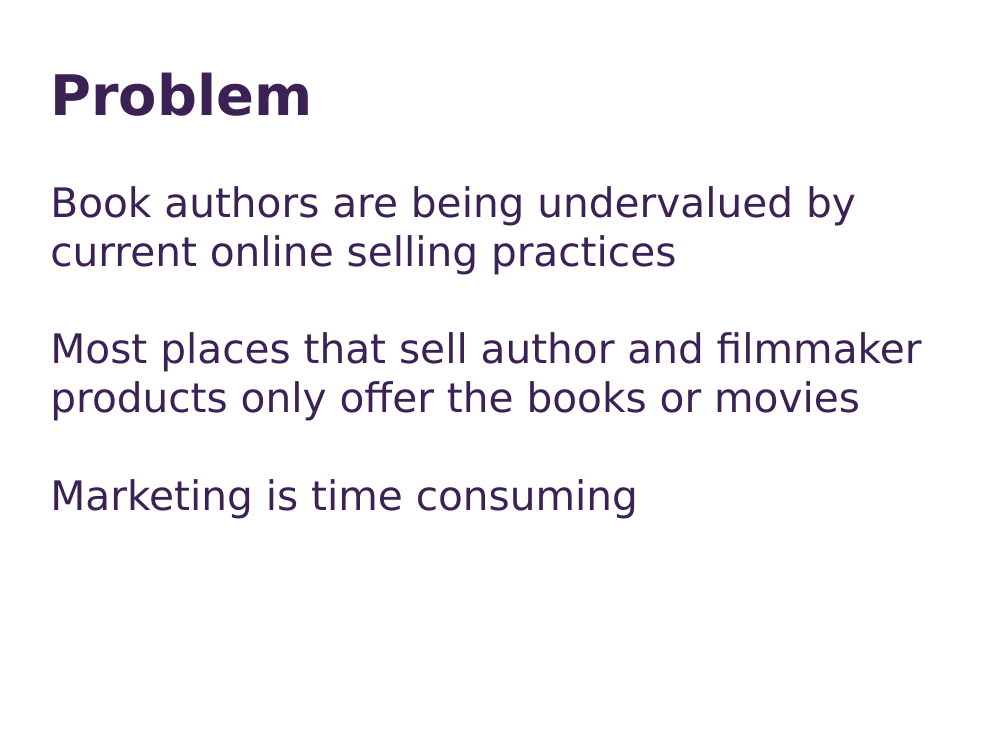
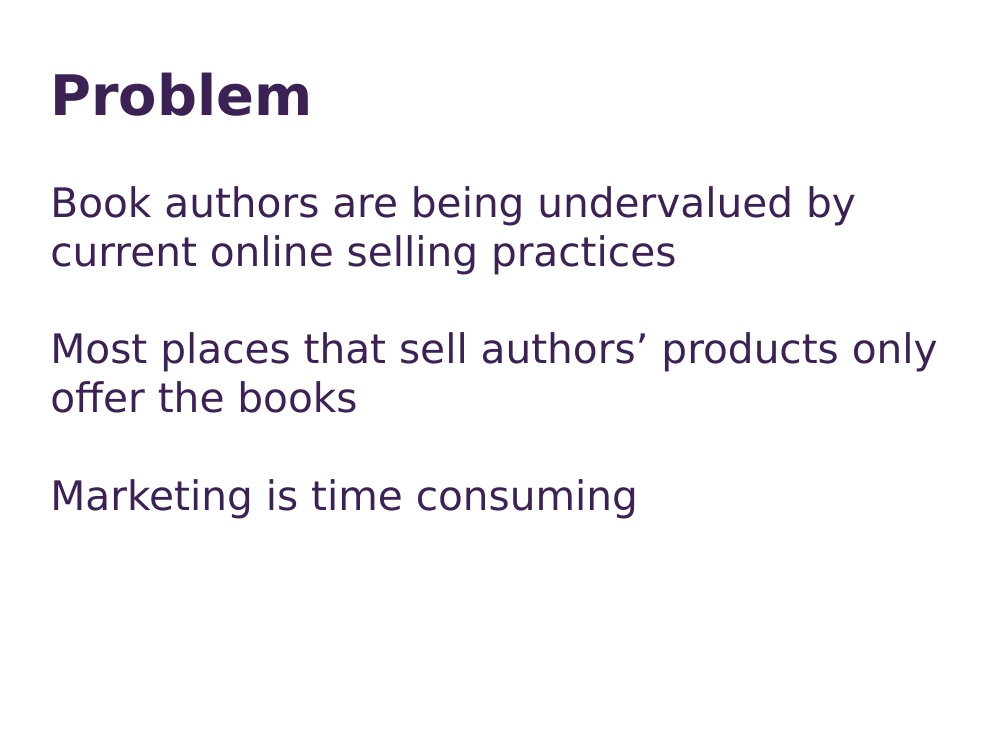
Before and after one commit to ece106/tomatocan, a slide deck: slide 2 of public/pitchSlides.pptx. Drawn at 1008x756 pixels with LibreOffice and Linux fonts; fonts in the diff are those of the drawing. Boxes give left, top, right and bottom in pixels: in the first picture for what was removed or moved away, otherwise in the second. Text is boxed around its words. In the diff, an @@ line names an element or a change of style, - is before the commit and + after.

```diff
--- a/public/pitchSlides.pptx
+++ b/public/pitchSlides.pptx
@@ text at [50,332,938,413]: text changed @@
-Most places that sell author and filmmaker products only offer the books or movies
+Most places that sell authors’ products only offer the books
```
Also in this commit, not shown: 5 other slides changed, 1 slide removed, 4 other files.
